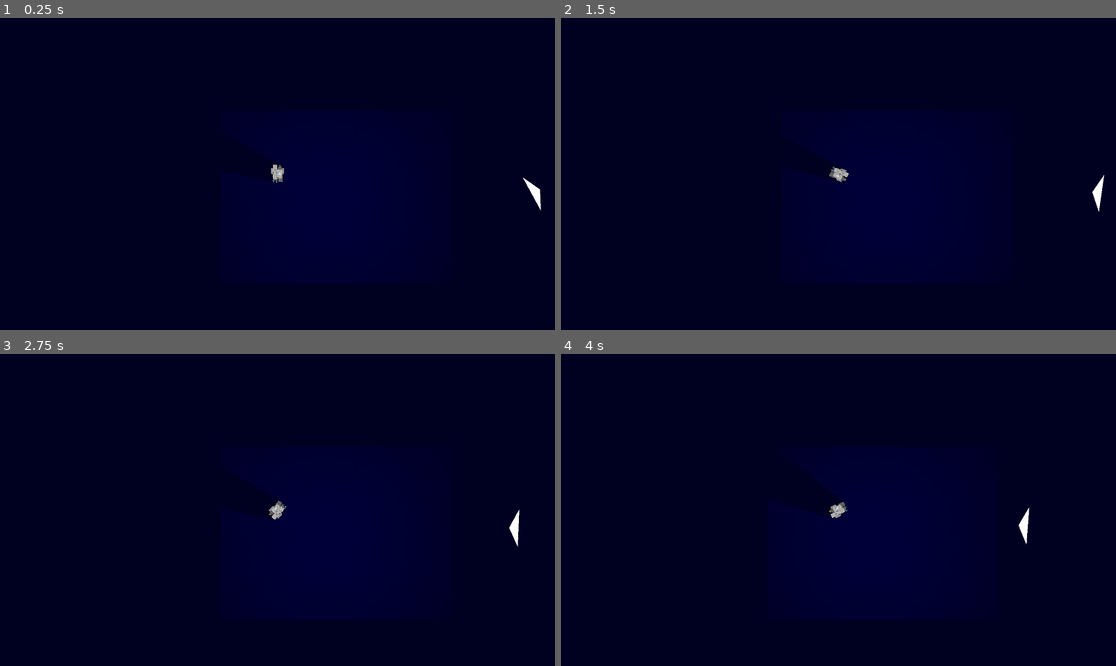
Above: before the commit, frames 1-4 (two rows, left to right).
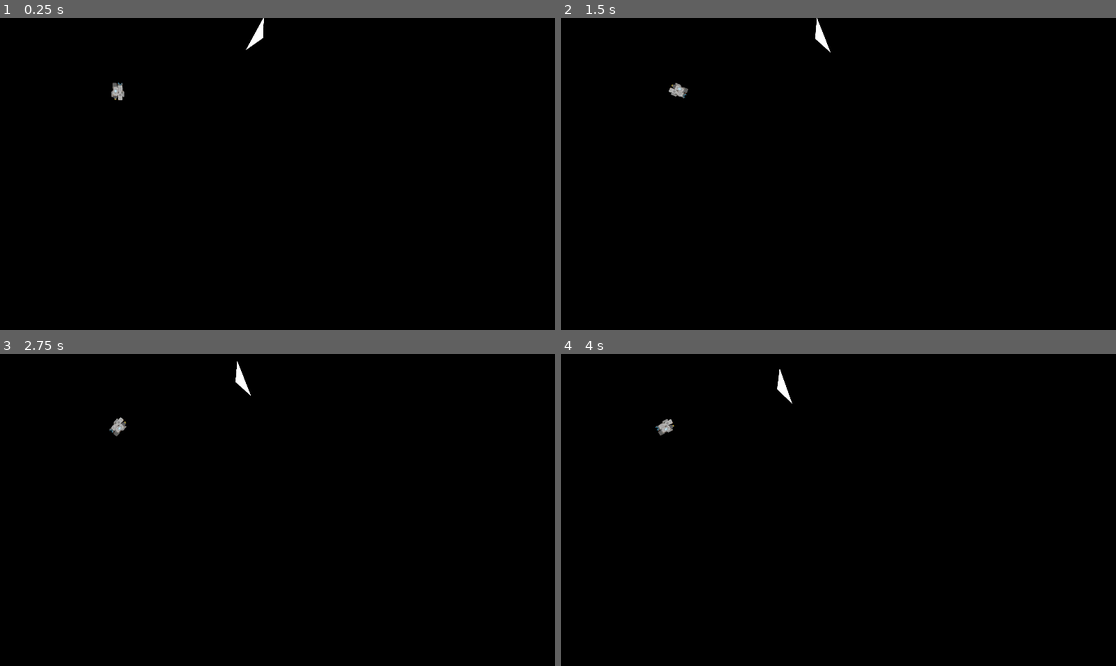
Above: after the commit, the same moments.

Repository: yimmit303/Global-Game-Jam-2020
Game: Godot game, scene res://Scenes/Root.tscn
Two runs of this game, one before a commit and one after it. Both use one fixed random seed, a clock stepped at 60 frames per second and the inputs below.
Inputs:
- Up to frame 1 (0.25 s): no input
- Up to frame 2 (1.5 s): hold D (move_right) 0.53-1.28 s; tap Space (gravity_beam) at 0.6, 1.35 s; hold S (move_backwards) from 1.28 s (still down)
- Up to frame 3 (2.75 s): release S (move_backwards) at 2.03 s; hold D (move_right) from 2.03 s (still down); tap Space (gravity_beam) at 2.1 s
- Up to frame 4 (4 s): release D (move_right) at 2.78 s; hold W (move_forward) 2.78-3.53 s; tap Space (gravity_beam) at 2.85, 3.6 s; hold A (move_left) from 3.53 s (still down)

The runs differ from the first frame. In frame 1, 100% of the frame differs, in the area x 0-100%, y 0-100%; in frame 2, 100%; in frame 3, 100%; in frame 4, 100%.

Commit message:
player starts facing right side up

Diff:
--- a/Scenes/Player.tscn
+++ b/Scenes/Player.tscn
@@ -108,9 +108,6 @@
 
 [node name="LightOccluder2D" type="LightOccluder2D" parent="."]
 occluder = SubResource( 1 )
-
-[node name="Camera2D" type="Camera2D" parent="."]
-current = true
 [connection signal="area_entered" from="ShipParts/Node0" to="ShipParts/Node0" method="_on_Node_area_entered"]
 [connection signal="area_entered" from="ShipParts/Node1" to="ShipParts/Node1" method="_on_Node_area_entered"]
 [connection signal="area_entered" from="ShipParts/Node2" to="ShipParts/Node2" method="_on_Node_area_entered"]
--- a/Scenes/Root.tscn
+++ b/Scenes/Root.tscn
@@ -1,41 +1,13 @@
-[gd_scene load_steps=4 format=2]
+[gd_scene load_steps=3 format=2]
 
 [ext_resource path="res://Scenes/Player.tscn" type="PackedScene" id=1]
 [ext_resource path="res://Scenes/Enemy_Basic.tscn" type="PackedScene" id=2]
-[ext_resource path="res://Resources/Images/light_shadow_light.png" type="Texture" id=3]
 
 [node name="Root" type="Node2D"]
 
-[node name="World" type="Node2D" parent="."]
-position = Vector2( 205.601, 85.8556 )
+[node name="Player" parent="." instance=ExtResource( 1 )]
+position = Vector2( 407.713, 252.657 )
 
-[node name="Light2D" type="Light2D" parent="World"]
-position = Vector2( -3.16309, -5.87433 )
-texture = ExtResource( 3 )
-shadow_enabled = true
-
-[node name="ParallaxBackground" type="ParallaxBackground" parent="World"]
-layer = 0
-
-[node name="ParallaxLayer" type="ParallaxLayer" parent="World/ParallaxBackground"]
-motion_scale = Vector2( 0, 0 )
-
-[node name="ColorRect" type="ColorRect" parent="World/ParallaxBackground/ParallaxLayer"]
-margin_left = -960.0
-margin_top = -540.0
-margin_right = 960.0
-margin_bottom = 540.0
-color = Color( 0, 0, 0.133333, 1 )
-__meta__ = {
-"_edit_use_anchors_": false
-}
-
-[node name="CanvasLayer" type="CanvasLayer" parent="."]
-layer = 100
-follow_viewport_enable = true
-
-[node name="Player" parent="CanvasLayer" instance=ExtResource( 1 )]
-
-[node name="TestEnemy" parent="CanvasLayer" instance=ExtResource( 2 )]
+[node name="TestEnemy" parent="." instance=ExtResource( 2 )]
 position = Vector2( 894.595, 63.1584 )
 goal = NodePath("../Player")
--- a/Scripts/Player.gd
+++ b/Scripts/Player.gd
@@ -9,7 +9,7 @@
 var mRotVelocity = 0
 
 # Angle The Ship Sprite is facing in Degrees
-var mRotationDir = 90
+var mRotationDir = 270
 
 # Converts Degrees to radians
 func to_rad(degrees):
@@ -17,7 +17,8 @@
 
 # Called when the node enters the scene tree for the first time.
 func _ready():
-	self.rotate(to_rad(180)) # Rotate Sprite to face in specified starting direction
+	pass
+	#self.rotate(to_rad(180)) # Rotate Sprite to face in specified starting direction
 
 func get_input(delta):
 	# Check if Quiting Application
